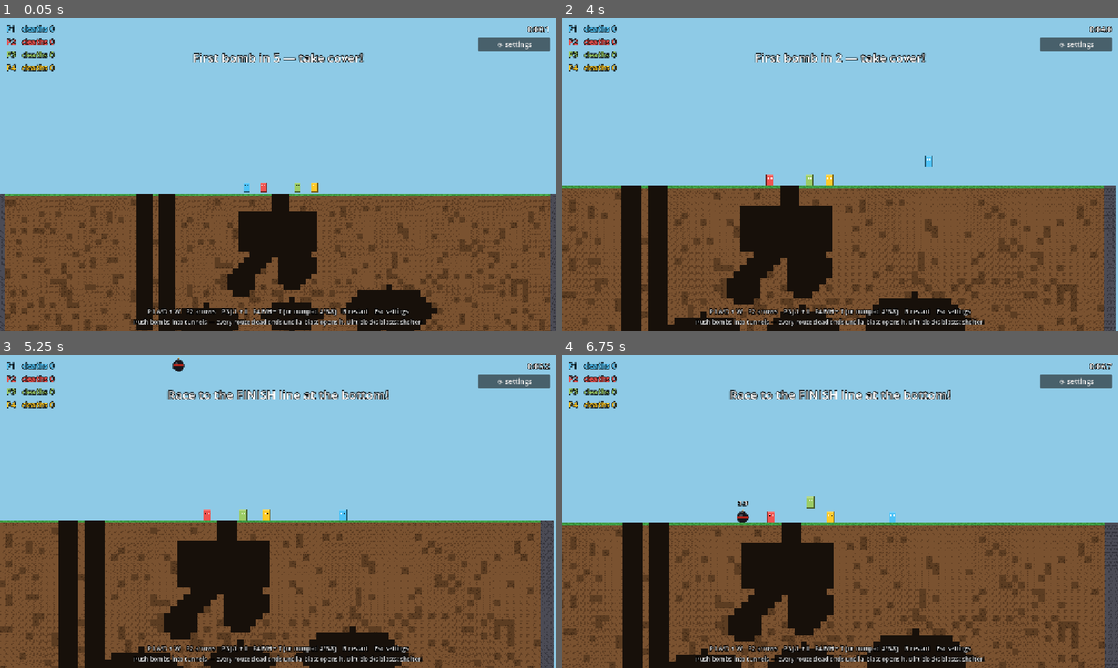
Above: before the commit, frames 1-4 (two rows, left to right).
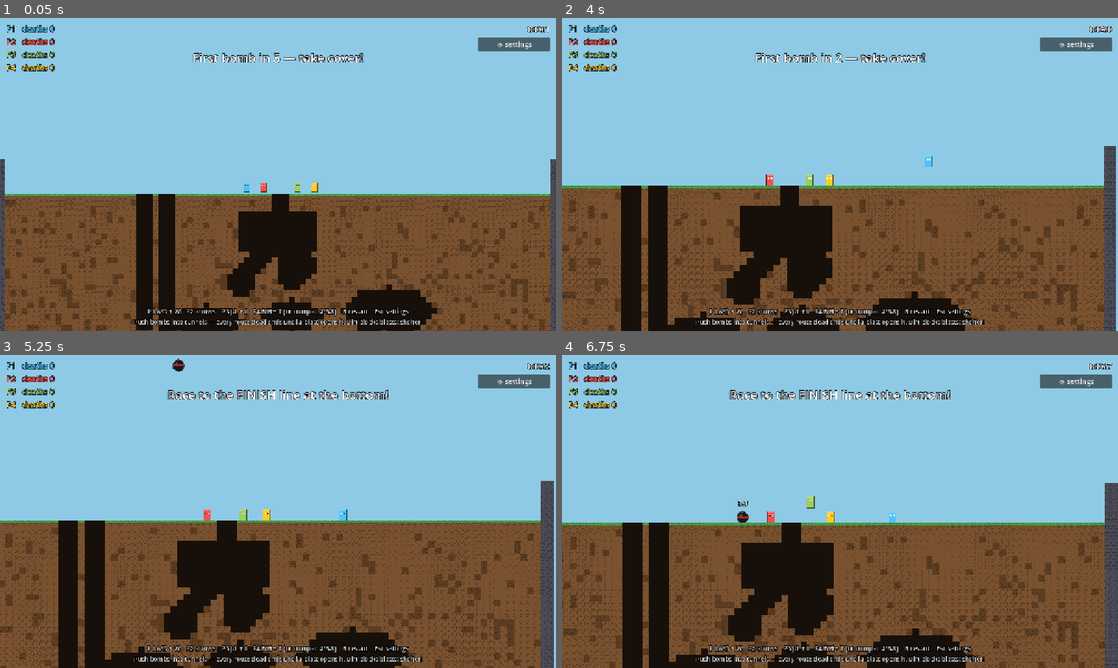
Above: after the commit, the same moments.

Repository: uchy4/dummy
Game: Godot game, scene res://scenes/main.tscn
Same seed, same stepped clock (60 frames per second), same inputs: the game is played once before the commit and once after it.
Inputs (mouse positions are in pixels of both pictures, inside the frame that each line leads up to):
- Up to frame 1 (0.05 s): no input
- Up to frame 2 (4 s): tap Enter (ui_accept) at 0.5 s; move the mouse to (962, 158) at 0.52 s; hold D (p1_right) 0.53-2.03 s; tap J at 0.6 s; click (962, 158) at 0.67 s; tap W (p1_jump) at 0.77, 1.52, 3.02, 3.77 s; move the mouse to (728, 190) at 1.27 s; tap L at 1.35 s; move the mouse to (895, 105) at 2.02 s; hold A (p1_left) 2.03-2.78 s; tap I at 2.1 s; move the mouse to (812, 237) at 2.77 s; hold D (p1_right) from 2.78 s (still down); tap F at 2.85 s; click (812, 237) at 2.92 s; move the mouse to (1006, 221) at 3.52 s; tap H at 3.6 s
- Up to frame 3 (5.25 s): move the mouse to (111, 464) at 4.27 s; release D (p1_right) at 4.28 s; hold A (p1_left) 4.28-5.03 s; tap T at 4.35 s; tap W (p1_jump) at 4.52 s; move the mouse to (305, 511) at 5.02 s; hold D (p1_right) from 5.03 s (still down); tap J at 5.1 s; click (305, 511) at 5.17 s
- Up to frame 4 (6.75 s): move the mouse to (756, 433) at 5.77 s; release D (p1_right) at 5.78 s; hold A (p1_left) from 5.78 s (still down); tap L at 5.85 s; tap W (p1_jump) at 6.02 s; move the mouse to (962, 495) at 6.52 s; tap I at 6.6 s

The runs differ from the first frame. In frame 1, 0.2% of the frame differs, in the area x 0-100%, y 45-57%; in frame 2, 0.3%; in frame 3, 0.3%; in frame 4, 0.5%, in the area x 0-100%, y 40-100%.

Commit message:
Add map edge boundaries and reset-players button in Quick Settings
Bedrock edge pillars now rise above the surface and invisible walls
extend far higher, so players can't jump off the sides of the map. An
out-of-bounds failsafe respawns anyone who still escapes. Quick Settings
gains a 'Reset players to shelter' button that teleports everyone back
(brief invulnerability, no death penalty) for freeing stuck players.

Co-Authored-By: Claude Fable 5 <noreply@anthropic.com>
Claude-Session: https://claude.ai/code/session_01QSJudmCHT44WHN37u3ZpBk

Diff:
--- a/bomb-shelter/scripts/hud.gd
+++ b/bomb-shelter/scripts/hud.gd
@@ -5,6 +5,7 @@
 
 signal restart_requested
 signal settings_pressed
+signal reset_players_pressed
 
 var _rows: Array[Label] = []
 var _timer: Label
@@ -178,6 +179,12 @@
 		cb.focus_mode = Control.FOCUS_NONE
 		cb.toggled.connect(func(on: bool) -> void: Settings.type_enabled[i] = on)
 		grid.add_child(cb)
+
+	var reset := Button.new()
+	reset.text = "Reset players to shelter"
+	reset.focus_mode = Control.FOCUS_NONE
+	reset.pressed.connect(func() -> void: reset_players_pressed.emit())
+	vbox.add_child(reset)
 
 	var resume := Button.new()
 	resume.text = "Resume"
--- a/bomb-shelter/scripts/main.gd
+++ b/bomb-shelter/scripts/main.gd
@@ -50,12 +50,16 @@
 
 	_build_backdrops()
 
+	_build_boundaries()
+
 	var spawns := terrain.surface_spawns(num_players)
+	var bounds := terrain.world_rect().grow_individual(80, 900, 80, 300)
 	for i in num_players:
 		var p := Player.new()
 		p.name = "Player%d" % (i + 1)
 		p.setup(i, PLAYER_COLORS[i])
 		p.respawn_point = terrain.shelter_spawn()
+		p.world_bounds = bounds
 		p.position = spawns[i]
 		world.add_child(p)
 		players.append(p)
@@ -79,6 +83,7 @@
 	hud.setup(num_players, PLAYER_COLORS, touch)
 	hud.restart_requested.connect(_on_restart_requested)
 	hud.settings_pressed.connect(_toggle_settings)
+	hud.reset_players_pressed.connect(_reset_players)
 
 
 func _process(delta: float) -> void:
@@ -128,6 +133,29 @@
 	cave.z_index = -15
 	cave.mouse_filter = Control.MOUSE_FILTER_IGNORE
 	world.add_child(cave)
+
+
+# Invisible walls over the bedrock edge columns, reaching far above the
+# surface — the visible pillars stop a jump, these stop everything else.
+func _build_boundaries() -> void:
+	var wr := terrain.world_rect()
+	for x: float in [Terrain.TILE, wr.size.x - Terrain.TILE]:
+		var wall := StaticBody2D.new()
+		wall.collision_layer = 1
+		wall.collision_mask = 0
+		var cs := CollisionShape2D.new()
+		var rs := RectangleShape2D.new()
+		rs.size = Vector2(2 * Terrain.TILE, 1400)
+		cs.shape = rs
+		wall.position = Vector2(x, terrain.surface_y() - 700)
+		wall.add_child(cs)
+		world.add_child(wall)
+
+
+func _reset_players() -> void:
+	var base := terrain.shelter_spawn()
+	for i in players.size():
+		players[i].teleport_to(base + Vector2((i - (players.size() - 1) / 2.0) * 24.0, 0))
 
 
 func _build_finish() -> void:
--- a/bomb-shelter/scripts/player.gd
+++ b/bomb-shelter/scripts/player.gd
@@ -17,6 +17,8 @@
 var deaths := 0
 var respawn_left := 0.0
 var respawn_point := Vector2.ZERO
+
+var world_bounds := Rect2(-100000, -100000, 200000, 200000)
 
 var _invuln_left := 0.0
 var _coyote := 0.0
@@ -86,6 +88,10 @@
 		if rb:
 			rb.apply_central_impulse(-c.get_normal() * PUSH_FORCE * delta)
 
+	# Failsafe: anyone who escapes the map dies and respawns in the shelter.
+	if not world_bounds.has_point(global_position):
+		die()
+
 
 func take_blast(kick: Vector2, lethal: bool) -> void:
 	if not alive:
@@ -97,7 +103,20 @@
 	_coyote = 0.0
 
 
+## Move the player somewhere safe without a death penalty (Quick Settings
+## "reset" button). A dead player respawns almost immediately instead.
+func teleport_to(pos: Vector2) -> void:
+	global_position = pos
+	reset_physics_interpolation()
+	velocity = Vector2.ZERO
+	_invuln_left = INVULN_TIME
+	if not alive:
+		respawn_left = minf(respawn_left, 0.1)
+
+
 func die() -> void:
+	if not alive:
+		return
 	alive = false
 	deaths += 1
 	respawn_left = RESPAWN_TIME
--- a/bomb-shelter/scripts/terrain.gd
+++ b/bomb-shelter/scripts/terrain.gd
@@ -85,8 +85,9 @@
 	for y in range(SURFACE_ROW, H):
 		for x in W:
 			_gset(x, y, Cell.DIRT)
-	# Indestructible frame: side walls and floor.
-	for y in range(SURFACE_ROW, H):
+	# Indestructible frame: side walls and floor. The side walls rise above
+	# the surface so players can't hop off the edge of the map.
+	for y in range(SURFACE_ROW - 6, H):
 		for x in [0, 1, W - 2, W - 1]:
 			_gset(x, y, Cell.BEDROCK)
 	for y in range(H - 4, H):
